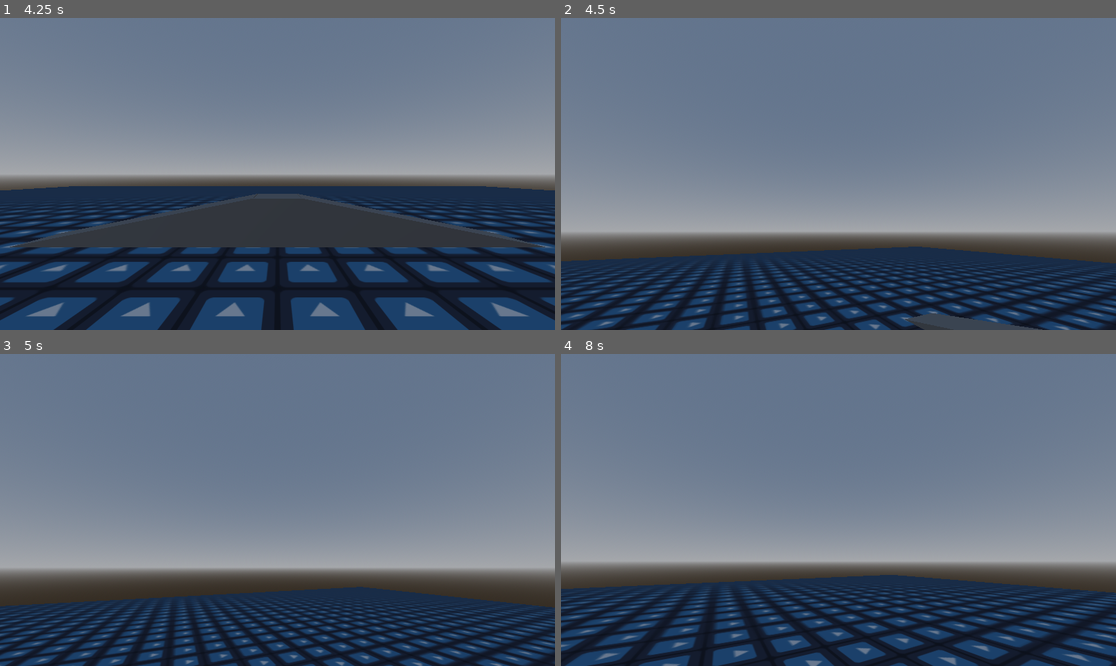
Above: before the commit, frames 1-4 (two rows, left to right).
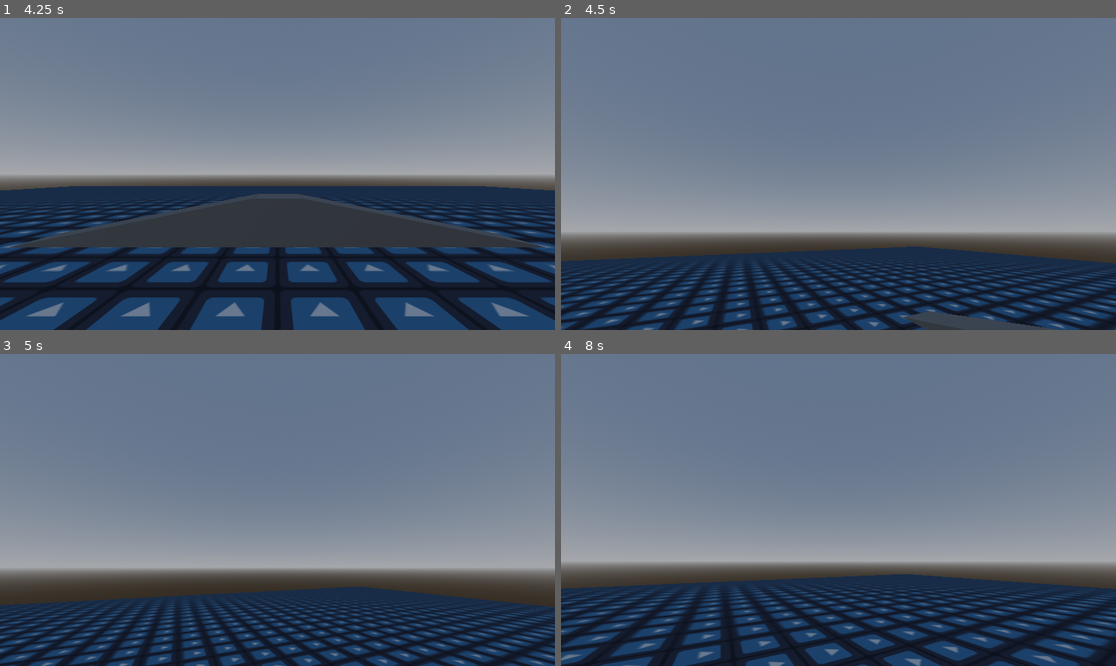
Above: after the commit, the same moments.

Repository: comfortmfune/godot-first-person-controller
Game: Godot game, scene res://game.tscn
Same seed, same stepped clock (60 frames per second), same inputs: the game is played once before the commit and once after it. The engine's default icon, where the game draws it, is replaced by a stand-in: a white triangle on a blue panel in a dark square.
Inputs (mouse positions are in pixels of both pictures, inside the frame that each line leads up to):
- Up to frame 1 (4.25 s): tap Enter at 0.5, 2, 3.5 s; move the mouse to (399, 158) at 0.52 s; hold D (right) 0.53-1.28 s; click (399, 158) at 0.6 s; right-click (399, 158) at 0.8 s; tap Space (vertical) at 1.25, 2.3, 2.75, 2.85 s; move the mouse to (166, 189) at 1.27 s; hold S (back) 1.28-2.03 s; right-click (166, 189) at 1.35 s; tap Alt (tertiary) at 1.55, 2.1 s; move the mouse to (333, 105) at 2.02 s; hold D (right) 2.03-2.78 s; move the mouse to (249, 236) at 2.77 s; hold W (forward) 2.78-3.53 s; tap Ctrl (utility, bound only after the commit) at 3.05, 3.6 s; move the mouse to (444, 220) at 3.52 s; hold A (left) from 3.53 s (still down); click (444, 220) at 3.8 s; tap Escape (pause_control) at 4.15 s
- Up to frame 2 (4.5 s): tap Space (vertical) at 4.25 s; move the mouse to (794, 170) at 4.27 s; release A (left) at 4.28 s; hold W (forward) from 4.28 s (still down); tap K (look_down) at 4.35 s
- Up to frame 3 (5 s): keep holding W (forward); right-click (233, 506) at 4.55 s
- Up to frame 4 (8 s): move the mouse to (844, 510) at 5.02 s; tap J (look_left) at 5.1 s; tap Alt (tertiary) at 5.3 s; move the mouse to (816, 503) at 5.77 s; release W (forward) at 5.78 s; hold D (right) 5.78-6.53 s; tap L (look_right) at 5.85 s; tap Space (vertical) at 6.05 s; move the mouse to (866, 510) at 6.52 s; hold W (forward) from 6.53 s (still down); tap I (look_up) at 6.6 s; tap Ctrl (utility, bound only after the commit) at 6.8 s; move the mouse to (810, 510) at 7.27 s; click (810, 510) at 7.35 s

Frame 1 is identical in both runs. In frame 2, 4.9% of the frame differs, in the area x 0-100%, y 73-100%; in frame 3, 12%; in frame 4, 16%, in the area x 0-100%, y 70-100%.

Commit message:
includes: functional move_modes (walk, run, sprint). adds; utility key

Diff:
--- a/player/player.gd
+++ b/player/player.gd
@@ -17,6 +17,7 @@
 @export var move_acceleration_rate: float = 0.2  ## core
 ## selbairav XU -------------------------------------------------------------------------
 
+
 ## core -------------------------------------------------------------------------
 ##
 
@@ -95,13 +96,50 @@
 		move_direction.z = direction.z
 ## eroc -------------------------------------------------------------------------
 
+
 ## utility -------------------------------------------------------------------------
 ## dependencies: core
 ##
 const controller_look_inputs: Array[String] = ["look_up", "look_down", "look_left", "look_right"]
 const motion_inputs: Array[String] = ["forward", "back", "left", "right"]
-const mappable_inputs: Array[String] = ["vertical", "primary", "secondary", "tertiary"]
-
+const mappable_inputs: Array[String] = ["vertical", "primary", "secondary", "tertiary", "utility"]
+
+enum PoseModes { STAND, SIT, LAY, CROUCH }
+var pose_mode := PoseModes.STAND:
+	set(value):
+		pose_mode = value
+		set_collision_shape(value)
+
+		property_changed.emit("pose_mode")
+
+enum MoveModes { WALK, RUN, SPRINT }
+var move_mode := MoveModes.WALK:
+	set(value):
+		move_mode = value
+		property_changed.emit("move_mode")
+
+
+func set_collision_shape(mode: PoseModes):
+	var node_keys_collision_values: Dictionary[String, bool] = {
+	"CollisionShape3D": true,
+	"CrouchCollisionShape3D": true,
+	"ProneCollisionShape3D": true,
+	}
+
+	match mode:
+		PoseModes.STAND:
+			node_keys_collision_values["CollisionShape3D"] = false
+		PoseModes.SIT:
+			node_keys_collision_values["CollisionShape3D"] = false
+		PoseModes.LAY:
+			node_keys_collision_values["ProneCollisionShape3D"] = false
+		PoseModes.CROUCH:
+			node_keys_collision_values["CrouchCollisionShape3D"] = false
+
+	for node_name in node_keys_collision_values:
+		var collision_shape: CollisionShape3D = get_node(node_name)
+		if collision_shape.disabled != node_keys_collision_values[node_name]:
+			collision_shape.disabled = node_keys_collision_values[node_name]
 
 ## Routes 'log' texts from where it is called to Lggr;
 ## prints to 'stdout' and 'stderr' if no Lggr is in the project (probably too verbose);
@@ -167,11 +205,32 @@
 		time_to_register -= get_process_delta_time()
 
 	return key_held
+
+
+func maintain_property_on_hold(key_name: String, object: Object, property_name: String, new_value, force: bool = false, maintain_old_value: bool = false) -> void:
+	var old_value = object[property_name]
+	object[property_name] = new_value
+
+	while Input.is_action_pressed(key_name):
+		print("maintaining '", key_name, "' hold")
+		if object[property_name] != new_value:
+			if force:
+				object[property_name] = new_value
+			else:
+				if not maintain_old_value:
+					old_value = object[property_name]
+				break
+
+		await get_tree().process_frame
+
+	object[property_name] = old_value
+
+
 ## ytilitu -------------------------------------------------------------------------
+
 
 ## required -------------------------------------------------------------------------
 ## dependencies: utility, core
-
 
 func _unhandled_input(event: InputEvent) -> void:
 	## toggle control/cursor
@@ -207,16 +266,15 @@
 		Vector2(controller_horizontal_sensitivity, controller_vertical_sensitivity))
 ## deriuqer -------------------------------------------------------------------------
 
+
 ## addons -------------------------------------------------------------------------
 ## dependencies: required, utility, core
 ##
-
 
 ## utility-function for mapping executable-actions (addons) to keypresses;
 ## not an addon; only delete if changing related 'utility' or 'core' functionality
 func action_mapper(input_trigger_name: String, hold: bool = false) -> void:
 	# add modifier logic
-	# add key-hold logic
 	var _action_function: Callable
 	match input_trigger_name:
 		"vertical":
@@ -239,67 +297,21 @@
 					_action_function = stand
 				else:
 					_action_function = crouch
+		"utility":
+			if hold:
+				maintain_property_on_hold(input_trigger_name, self, "move_mode", MoveModes.SPRINT)
+			else:
+				if move_mode == MoveModes.RUN:
+					move_mode = MoveModes.WALK
+				else:
+					move_mode = MoveModes.RUN
+			return
 
 	if _action_function:
 		_action_function.call(input_trigger_name)
 
+
 ## basic --------------------------------
-@export var absolute_move_speed: float = 3.0  ## base move speed unaffected by multipliers
-@onready var move_speed: float = absolute_move_speed  ## current move speed (accounting for all multipliers), used in move()
-enum PoseModes { STAND, SIT, LAY, CROUCH }
-var pose_mode := PoseModes.STAND:
-	set(value):
-		pose_mode = value
-		set_collision_shape(value)
-
-		property_changed.emit("pose_mode")
-enum MoveModes { WALK, RUN, SPRINT }
-var move_mode := MoveModes.WALK:
-	set(value):
-		move_mode = value
-		property_changed.emit("move_mode")
-@export var jump_strength: float = 24.0
-
-
-func set_collision_shape(mode: PoseModes):
-	var node_keys_collision_values: Dictionary[String, bool] = {
-	"CollisionShape3D": true,
-	"CrouchCollisionShape3D": true,
-	"ProneCollisionShape3D": true,
-	}
-
-	match mode:
-		PoseModes.STAND:
-			node_keys_collision_values["CollisionShape3D"] = false
-		PoseModes.SIT:
-			node_keys_collision_values["CollisionShape3D"] = false
-		PoseModes.LAY:
-			node_keys_collision_values["ProneCollisionShape3D"] = false
-		PoseModes.CROUCH:
-			node_keys_collision_values["CrouchCollisionShape3D"] = false
-
-	for node_name in node_keys_collision_values:
-		var collision_shape: CollisionShape3D = get_node(node_name)
-		if collision_shape.disabled != node_keys_collision_values[node_name]:
-			collision_shape.disabled = node_keys_collision_values[node_name]
-
-
-## ----
-func move_on_ground() -> void:
-	set_action(move_on_ground_process, { "move_speed": move_speed })
-
-
-func move_on_ground_process(args: Dictionary, _delta: float) -> void:
-	move(get_input_direction() * args.move_speed)
-
-
-## ----
-func jump(_trigger_input: String) -> void:
-	if not is_on_floor():
-		return
-
-	move_override(Vector3.UP * jump_strength)
-	stand(_trigger_input)
 
 
 ## ----
@@ -321,6 +333,38 @@
 	move_mode = MoveModes.WALK
 	camera_holder.position = Vector3(0.75, 0.25, 0)
 
+## ----
+@export var absolute_walk_speed: float = 2.0 ## base move speed unaffected by multipliers
+@export var absolute_run_speed: float = 4.0 ## base move speed unaffected by multipliers
+@export var absolute_sprint_speed: float = 8.0 ## base move speed unaffected by multipliers
+@onready var move_speed_multiplier: float = 1.0
+
+
+func move_on_ground() -> void:
+	set_action(move_on_ground_process, {})
+
+
+func move_on_ground_process(_args: Dictionary, _delta: float) -> void:
+	var speed: float = absolute_walk_speed
+	match move_mode:
+		MoveModes.RUN:
+			speed = absolute_run_speed
+		MoveModes.SPRINT:
+			speed = absolute_sprint_speed
+
+	move(get_input_direction() * speed * move_speed_multiplier)
+
+
+## ----
+@export var jump_strength: float = 24.0
+
+func jump(_trigger_input: String) -> void:
+	if not is_on_floor():
+		return
+
+	move_override(Vector3.UP * jump_strength)
+	stand(_trigger_input)
+
 
 ## advanced --------------------------------
 ## ----
@@ -343,6 +387,7 @@
 
 
 ## ----
+@export var midair_jump_strength: float = 24.0
 func double_jump(_trigger_input: String) -> void:  ## midair jump
 	if midair_jumps <= 0:
 		print("no jumps 4 u")
@@ -352,7 +397,7 @@
 	var terrestrial_value = terrestrial
 	terrestrial = false
 	velocity.y = 0
-	move_override(Vector3.UP * jump_strength)
+	move_override(Vector3.UP * midair_jump_strength)
 	midair_jumps -= 1
 	var _value: int = midair_jumps
 
--- a/project.godot
+++ b/project.godot
@@ -17,6 +17,12 @@
 
 [input]
 
+pause_control={
+"deadzone": 0.2,
+"events": [Object(InputEventKey,"resource_local_to_scene":false,"resource_name":"","device":-1,"window_id":0,"alt_pressed":false,"shift_pressed":false,"ctrl_pressed":false,"meta_pressed":false,"pressed":false,"keycode":0,"physical_keycode":4194305,"key_label":0,"unicode":0,"location":0,"echo":false,"script":null)
+, Object(InputEventJoypadButton,"resource_local_to_scene":false,"resource_name":"","device":-1,"button_index":4,"pressure":0.0,"pressed":false,"script":null)
+]
+}
 forward={
 "deadzone": 0.2,
 "events": [Object(InputEventKey,"resource_local_to_scene":false,"resource_name":"","device":-1,"window_id":0,"alt_press …(192 unchanged characters)…
@@ -61,9 +67,9 @@
 "events": [Object(InputEventKey,"resource_local_to_scene":false,"resource_name":"","device":-1,"window_id":0,"alt_press …(195 unchanged characters)…
 ]
 }
-pause_control={
+utility={
 "deadzone": 0.2,
-"events": [Object(InputEventKey,"resource_local_to_scene":fa …(145 unchanged characters)… lse,"keycode":0,"physical_keycode":4194305,"key_label":0,"unicode":0,"location":0,"echo":false,"script":null)
+"events": [Object(InputEventKey,"resource_local_to_scene":fa …(145 unchanged characters)… lse,"keycode":0,"physical_keycode":4194326,"key_label":0,"unicode":0,"location":0,"echo":false,"script":null)
 ]
 }
 modifier={
